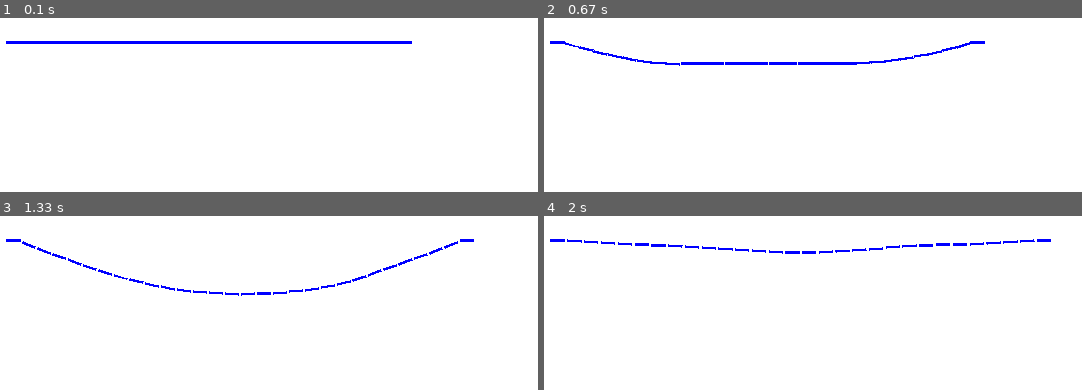
Above: before the commit, frames 1-4 (two rows, left to right).
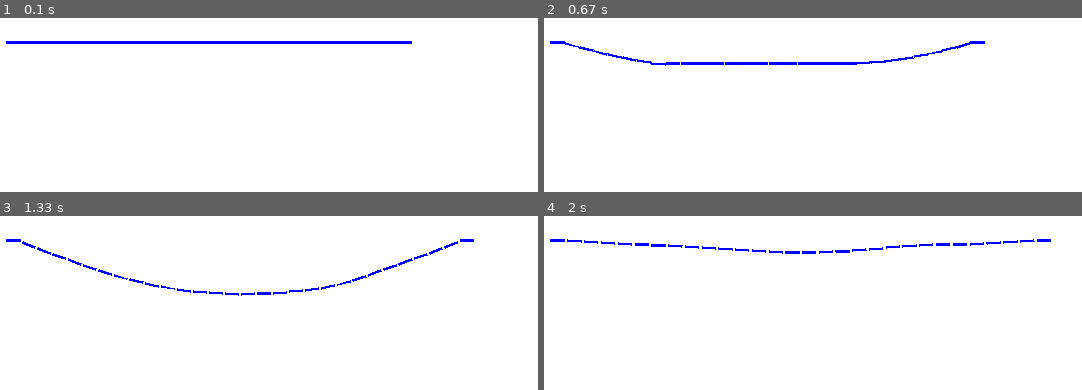
Above: after the commit, the same moments.

Repository: majklost/2Dsim
Game: pygame game, started from examples/Cable_gravity.py
The game is run twice, just before and just after one commit, with the same random seed, the same clock (stepped at 60 frames per second) and the same inputs.
Inputs:
- Up to frame 1 (0.1 s): no input
- Up to frame 2 (0.67 s): no input
- Up to frame 3 (1.33 s): no input
- Up to frame 4 (2 s): no input

Frame 1 is identical in both runs. In frame 2, less than 0.1% of the frame differs, in the area x 9-76%, y 17-28%; in frame 3, less than 0.1%; in frame 4, less than 0.1%.

Commit message:
collision detection implemented

Diff:
--- a/examples/rect_movement.py
+++ b/examples/rect_movement.py
@@ -8,7 +8,8 @@
 cfg = PMConfig()
 
 rect = Rectangle([100,100],200,20,DYNAMIC)
-sim = Simulator(cfg, [rect], [])
+obstacle = Rectangle([400,200],100,100,STATIC)
+sim = Simulator(cfg, [rect], [obstacle])
 sim.damping = .1
 
 rect_controller = PMRectangleController(rect, moving_force=20000)
--- a/src/deform_plan/assets/PM/objects/pm_singlebody.py
+++ b/src/deform_plan/assets/PM/objects/pm_singlebody.py
@@ -3,17 +3,26 @@
 
 from ...base_singlebody import BaseSingleBodyObject
 from deform_plan.utils.math_utils import rot_matrix
+from deform_plan.simulators.PM.collision_data import CollisionData
 
 
 class PMSingleBodyObject(BaseSingleBodyObject):
     def __init__(self,body_type):
         super().__init__()
-        self._collision_object = None #what collided with my object
-        self.colliding = False
+        self._collision_data = None #type: CollisionData
         self.shapes = []
         self._body = pymunk.Body(body_type=body_type)
         self._color = (0, 0, 0, 0)
         self._density = .01
+
+    @property
+    def collision_data(self):
+        return self._collision_data
+
+    @collision_data.setter
+    def collision_data(self, value: CollisionData):
+        self._collision_data = value
+
 
 
     @property
@@ -74,16 +83,14 @@
     def friction(self, value):
         self._body.friction = value
 
-    def collision_handler(self, arbiter, space, data):
-        raise NotImplementedError
-
-    def add_to_space(self, space):
+    def add_to_space(self, space: pymunk.Space):
         """
         Simulator provides the space, and the object adds itself to the space
         Pymunk does not allow add same shape to multiple spaces
         :param space:
         :return:
         """
+
         space.add(self._body)
         for shape in self.shapes:
             shape.density = self._density
@@ -101,6 +108,9 @@
         else:
             self._body.fixedId = ID
 
+    def __str__(self):
+        return f"SingleBodyObject: {self._body}"
+
 
 
     @property
@@ -113,26 +123,11 @@
         for s in self.shapes:
             s.color = color
 
-    # @staticmethod
-    # def get_force_template():
-    #     """
-    #     Returns the force template for the object
-    #     :return:
-    #     """
-    #     return np.zeros(4)
-
     def apply_force(self, force: np.array, global_coords=True):
 
         direction = force[:2]
         pos = force[2:]
-
-
-
         if global_coords:
             rm = rot_matrix(-self.orientation)
             direction = np.dot(rm, direction)
-
-
-
-
         self._body.apply_force_at_local_point(direction.tolist(), force[2:].tolist())
--- a/src/deform_plan/messages/base_planner_messages.py
+++ b/src/deform_plan/messages/base_planner_messages.py
@@ -1,3 +1,5 @@
+
+
 class BasePlannerRequest:
     def __init__(self,start,goal):
         self.start = start
--- a/src/deform_plan/messages/one_obj_messages.py
+++ b/src/deform_plan/messages/one_obj_messages.py
@@ -0,0 +1,11 @@
+from .base_planner_messages import BasePlannerRequest, BasePlannerResponse
+
+class OneObjPlannerRequest(BasePlannerRequest):
+    def __init__(self, start, goal):
+        super().__init__(start, goal)
+
+
+class OneObjPlannerResponse(BasePlannerResponse):
+    def __init__(self):
+        super().__init__()
+        self.checkpoints = []
--- a/src/deform_plan/planners/base_planner.py
+++ b/src/deform_plan/planners/base_planner.py
@@ -1,8 +1,11 @@
 from abc import ABC, abstractmethod
 
 from ..messages.base_planner_messages import BasePlannerRequest, BasePlannerResponse
+from ..simulators.base_simulator import Simulator, BaseSimulatorExport
 
 class BasePlanner(ABC):
+    def __init__(self, simulator: Simulator):
+        self.simulator = simulator
     @abstractmethod
     def check_path(self, message: BasePlannerRequest) -> BasePlannerResponse:
         pass
--- a/src/deform_plan/planners/one_obj_planner.py
+++ b/src/deform_plan/planners/one_obj_planner.py
@@ -1 +1,15 @@
 """Planner for planning one rigid object"""
+from deform_plan.planners.base_planner import BasePlanner
+from ..messages.one_obj_messages import OneObjPlannerRequest, OneObjPlannerResponse
+from ..simulators.PM.pm_simulator import Simulator
+
+
+class OneObjPlanner(BasePlanner):
+    def __init__(self,simulator: Simulator, max_iter_cnt: int = 1000):
+        super().__init__(simulator)
+        self.simulator = simulator # redeine so that the type hinting works
+        self.max_iter_cnt = max_iter_cnt
+
+    def check_path(self, request: OneObjPlannerRequest) -> OneObjPlannerResponse:
+        start = request.start
+        goal = request.goal
--- /dev/null
+++ b/src/deform_plan/simulators/PM/collision_data.py
@@ -0,0 +1,12 @@
+import random
+import numpy as np
+
+class CollisionData:
+    def __init__(self,normal,other_shape, other_body):
+        self.stamp = random.randint(0, 1000000)
+        self.normal = np.array([normal[0], normal[1]])
+        self.other_shape = other_shape
+        self.other_body = other_body
+
+    def __str__(self):
+        return f"CollisionData: {self.other_body}, {self.stamp}"
--- a/src/deform_plan/simulators/PM/pm_simulator.py
+++ b/src/deform_plan/simulators/PM/pm_simulator.py
@@ -1,11 +1,13 @@
+import numpy as np
 import pymunk
 
-from typing import List, overload
+from typing import List
 from dataclasses import dataclass
 
 
 from deform_plan.assets.PM import PMSingleBodyObject,PMMultiBodyObject, PMConfig
 from ..base_simulator import Simulator as BaseSimulator, BaseSimulatorExport
+from .collision_data import CollisionData
 
 import random
 
@@ -24,8 +26,10 @@
         self.movable_objects = movable_objects #overload so that the type checker does not complain
         self.fixed_objects = fixed_objects
         self._space = pymunk.Space()
+
         self._process_config(config)
         self._add_objects_to_space()
+        self._collision_handling()
         self._steps = 0
         self._fingerprint = random.randint(0, 1000000)
         self.debugger = None  # For PM_debug_viewer
@@ -53,6 +57,55 @@
         for i,obj in enumerate(self.fixed_objects):
             obj.set_ID(i,moveable=False)
             obj.add_to_space(self._space)
+    def _begin_collision(self, arbiter:pymunk.Arbiter, space, data):
+        b1 = arbiter.shapes[0]
+        b2 = arbiter.shapes[1]
+        print("Collision detected")
+
+        o1 = self._identify_object(b1.body)
+        o2 = self._identify_object(b2.body)
+        data1 = CollisionData(arbiter.normal, b2, o2)
+        data2 = CollisionData(-arbiter.normal, b1, o1)
+        o1.collision_data = data1
+        o2.collision_data = data2
+
+        return True
+
+    def _end_collision(self, arbiter, space, data):
+        b1 = arbiter.shapes[0]
+        b2 = arbiter.shapes[1]
+        print("Collision ended")
+
+        o1 = self._identify_object(b1.body)
+        o2 = self._identify_object(b2.body)
+        if o1.collision_data is not None and o1.collision_data.stamp == o2.collision_data.stamp:
+            o1.collision_data = None
+        if o2.collision_data is not None and o2.collision_data.stamp == o2.collision_data.stamp:
+            o2.collision_data = None
+
+
+
+
+    def _identify_object(self, body):
+        if hasattr(body, 'moveId'):
+            cid = body.moveId
+            if cid is tuple:
+                return self.movable_objects[cid[0]][cid[1]]
+            else:
+                return self.movable_objects[cid]
+        elif hasattr(body, 'fixedId'):
+            cid = body.fixedId
+            if cid is tuple:
+                return self.fixed_objects[cid[0]][cid[1]]
+            else:
+                return self.fixed_objects[cid]
+        raise ValueError("Object with no ID")
+
+    def _collision_handling(self):
+        handler = self._space.add_default_collision_handler()
+        handler.begin = self._begin_collision
+        handler.separate = self._end_collision
+
 
     def step(self):
         """
